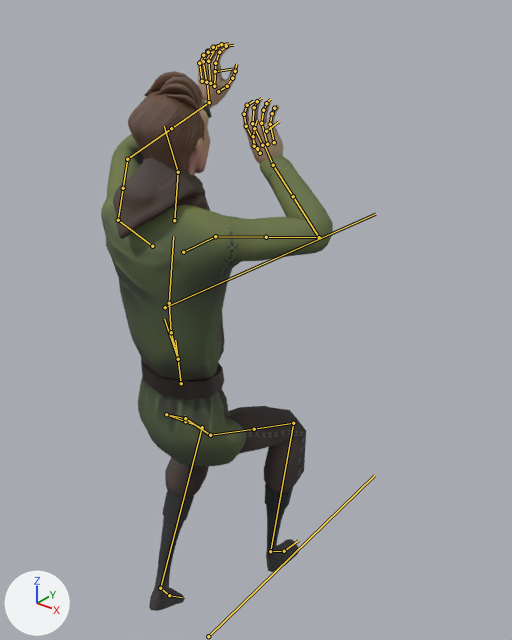
Two versions of the FBX model 0_Final Exports/Player Character/ThirdPerson/anim_PlayCh_LadderUp.fbx, one commit apart.
Before and after are seen from a camera (50 mm lens) standing at (1.178, -1.218, 2.0) and looking at (-0.016, 0.274, 1.074). Arrows for +X, +Y and +Z are at lower left; the lights stay in place. Both versions are drawn at frame 7 of the action 'Scene'; the numbers are the values there. The bones that bend it are drawn over the model as lines.

Objects in the first picture: 'mc_body.001', 'mc_clothing.003', 'mc_clothing.004'.
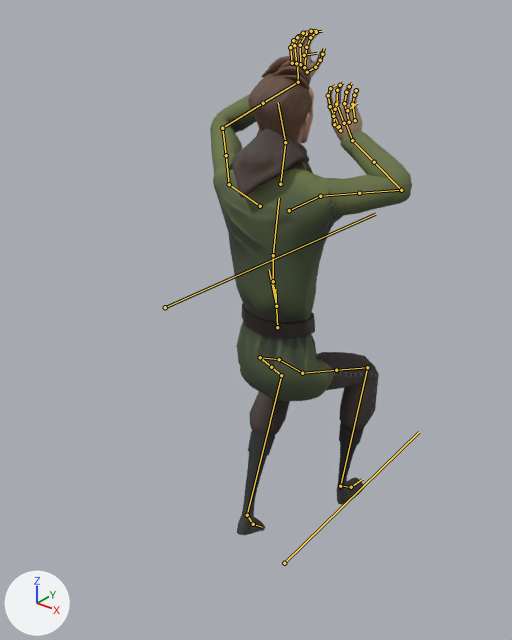
Boxes [x1, y1, x2, y2] around the edits, measured in the pictures (512 x 640 px):
'mc_clothing.003', posed (13% narrower, 16% shorter): before [101, 100, 333, 466]; after [210, 94, 412, 401]
'mc_clothing.004', posed (9% narrower, 11% shorter): before [149, 406, 306, 611]; after [237, 352, 379, 535]
'mc_body.001', posed (26% narrower, 14% shorter): before [128, 42, 283, 176]; after [248, 29, 362, 144]
bone 'CTRL_Global', root to tip: before (208, 636) to (374, 475); after (284, 563) to (419, 432)
bone 'DEF_Spine.002', root to tip: before (178, 359) to (171, 332); after (276, 306) to (273, 281)
bone 'DEF_Bicep.L.001', root to tip: before (118, 220) to (123, 188); after (229, 184) to (226, 155)
bone 'DEF_ForeArm.L.001', root to tip: before (127, 159) to (171, 128); after (222, 128) to (263, 103)
bone 'DEF_Hand.L.001', root to tip: before (209, 102) to (207, 80); after (298, 82) to (297, 62)
bone 'DEF_Bicep.R.001', root to tip: before (215, 236) to (266, 237); after (320, 196) to (359, 193)
bone 'DEF_ForeArm.R.001', root to tip: before (319, 237) to (293, 196); after (401, 190) to (374, 162)
bone 'DEF_Hand.R.001', root to tip: before (273, 165) to (263, 143); after (352, 140) to (345, 121)

The change in detail:
Bone 'CTRL_Global' (bone_ctrl_global) moves from (0.0, 0.0, 0.0) to (0.0, 0.427, 0.0).
Bone 'DEF_Spine.002' (bone_def_spine_002) moves from (0.0, 0.013, 0.071) to (0.0, -0.074, -0.347).
Bone 'DEF_Bicep.L.001' (bone_def_bicep_l_001) turns from (-56, -51, -9) to (-45, -55, -21) degrees about its own x, y and z.
Bone 'DEF_ForeArm.L.001' (bone_def_forearm_l_001) turns from (-41, 3, 7) to (-47, 4, 8) degrees about its own x, y and z.
Bone 'DEF_Hand.L.001' (bone_def_hand_l_001) turns from (-39, 33, -94) to (-29, 35, -91) degrees about its own x, y and z.
Bone 'DEF_Bicep.R.001' (bone_def_bicep_r_001) turns from (-8, 50, 12) to (25, 55, 41) degrees about its own x, y and z.
Bone 'DEF_ForeArm.R.001' (bone_def_forearm_r_001) turns from (-94, -12, -11) to (-107, -15, -11) degrees about its own x, y and z.
Bone 'DEF_Hand.R.001' (bone_def_hand_r_001) turns from (-45, -46, 109) to (-19, -47, 96) degrees about its own x, y and z.
